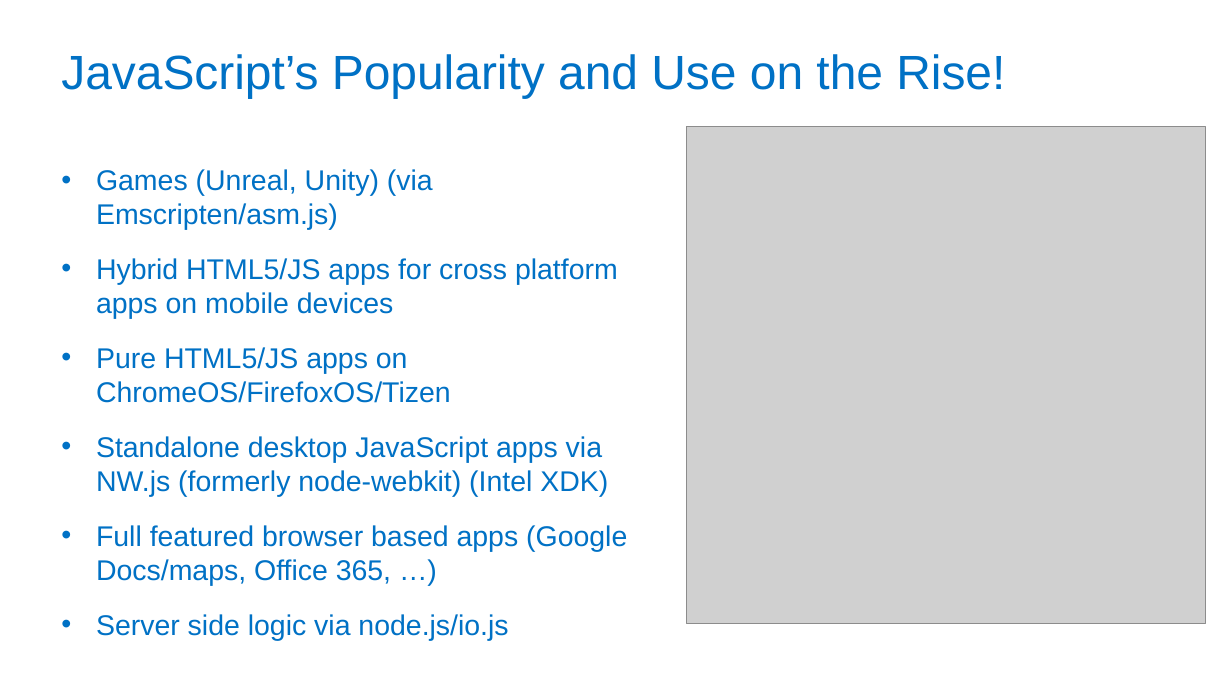
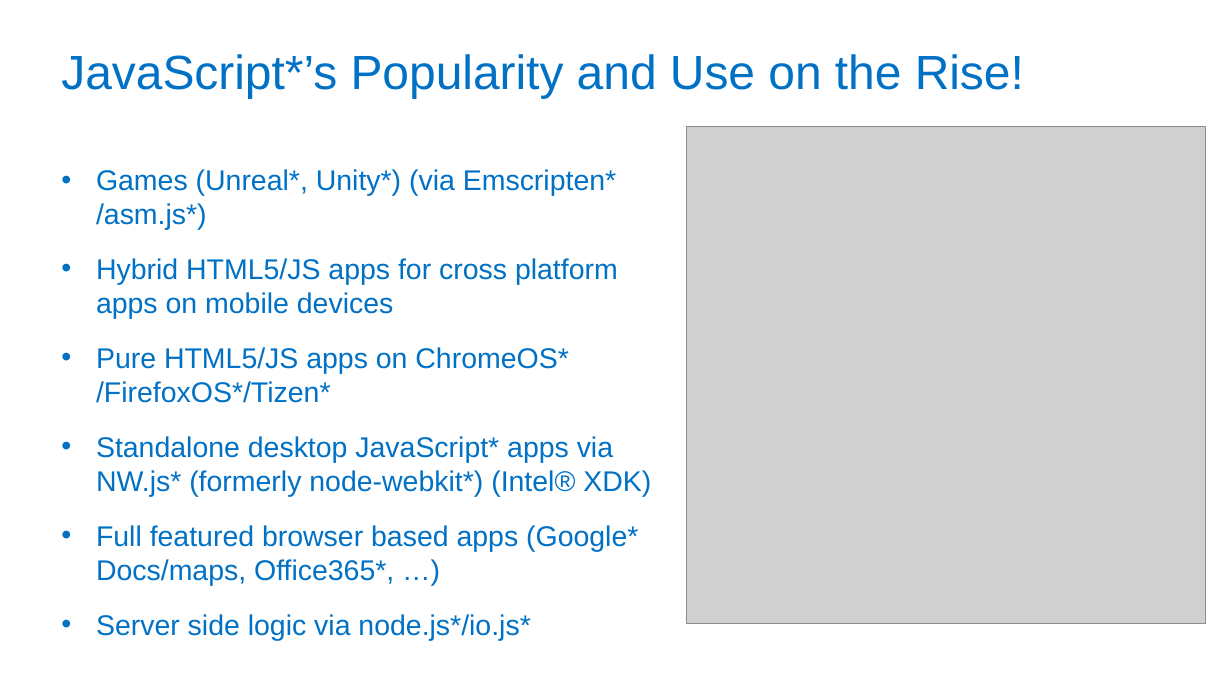
Before and after one commit to PeterJensen/wpmvp2015, a slide deck: slide 4 of simdjs-presentation.pptx. Drawn at 1232x693 pixels with LibreOffice and Linux fonts; fonts in the diff are those of the drawing; grey boxes stand for pictures; background and template pictures are left out. Boxes give left, top, right and bottom in pixels: in the first picture for what was removed or moved away, otherwise in the second. Text is boxed around its words. In the diff, an @@ line names an element or a change of style, - is before the commit and + after.

```diff
--- a/simdjs-presentation.pptx
+++ b/simdjs-presentation.pptx
@@ title at bbox=[61, 54, 1024, 99]: text changed @@
-JavaScript’s Popularity and Use on the Rise!
+JavaScript*’s Popularity and Use on the Rise!
@@ text at bbox=[96, 169, 616, 230]: text changed @@
-• Games (Unreal, Unity) (via Emscripten/asm.js)
+• Games (Unreal*, Unity*) (via Emscripten* /asm.js*)
@@ text at bbox=[96, 347, 651, 640]: text changed @@
-• Pure HTML5/JS apps on ChromeOS/FirefoxOS/Tizen
-• Standalone desktop JavaScript apps via NW.js (formerly node-webkit) (Intel XDK)
-• Full featured browser based apps (Google Docs/maps, Office 365, …)
-• Server side logic via node.js/io.js
+• Pure HTML5/JS apps on ChromeOS* /FirefoxOS*/Tizen*
+• Standalone desktop JavaScript* apps via NW.js* (formerly node-webkit*) (Intel® XDK)
+• Full featured browser based apps (Google* Docs/maps, Office365*, …)
+• Server side logic via node.js*/io.js*
```
Also in this commit, not shown: 17 other slides changed, 4 slides added, 1 other file.
